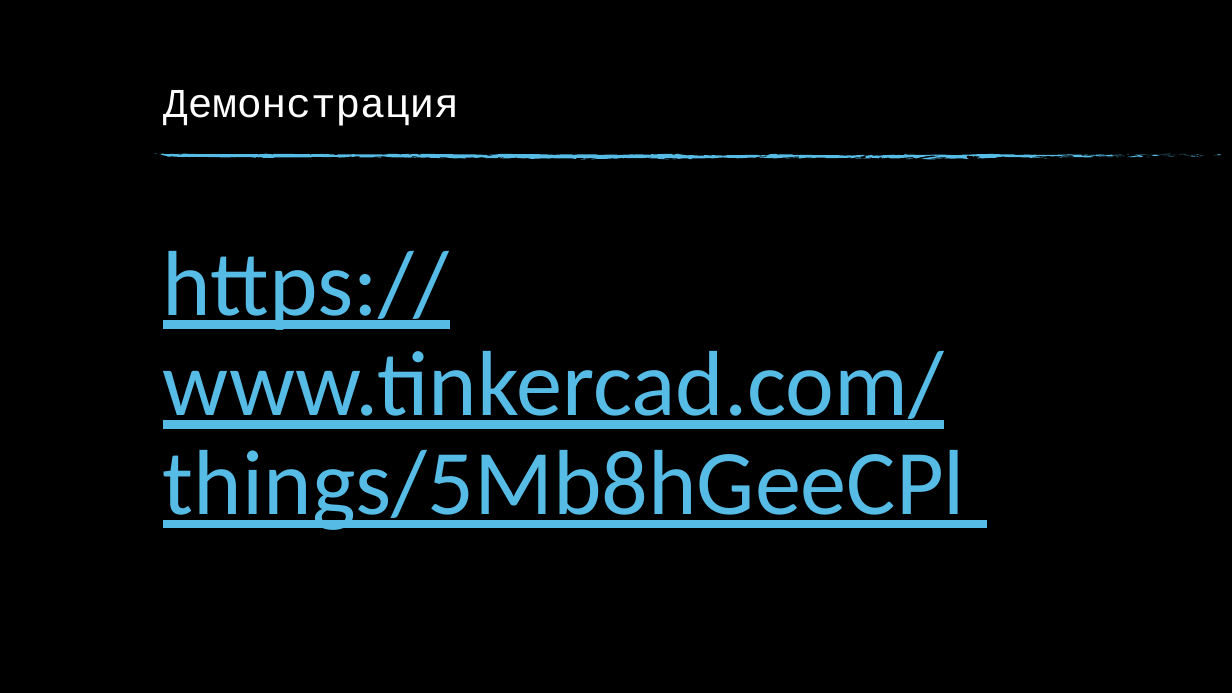
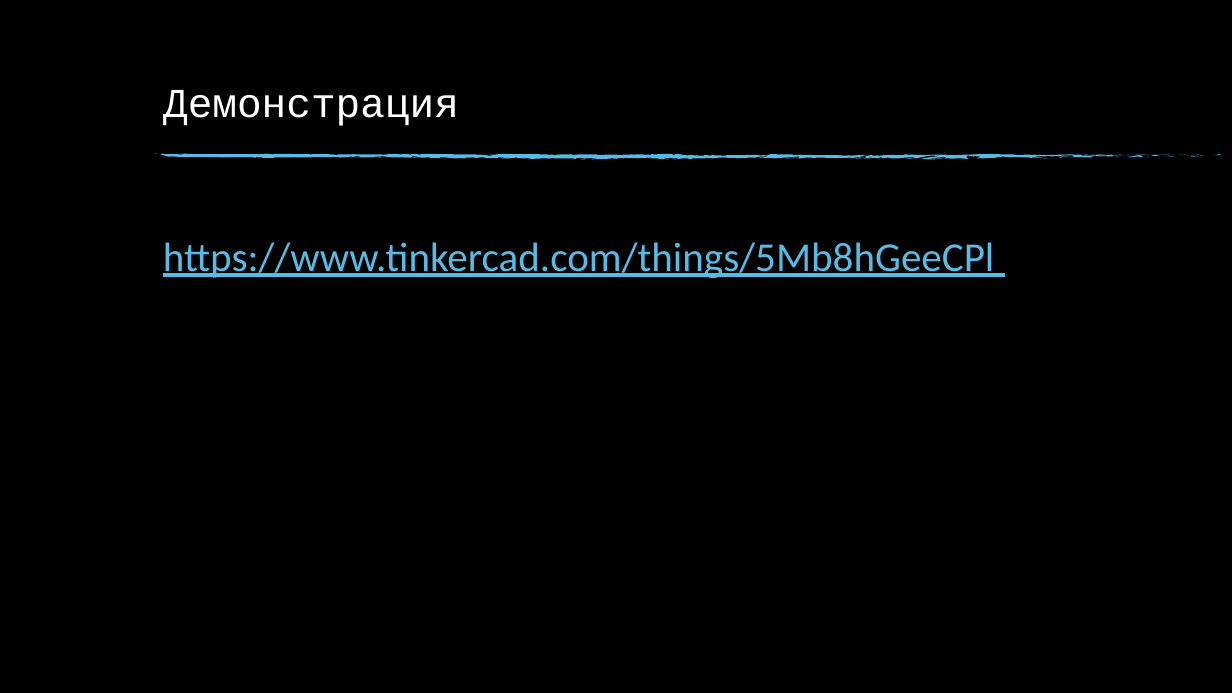
Before and after one commit to gani090803/Blackjack, a slide deck: slide 6 of Презентация.pptx. Drawn at 1232x693 pixels with LibreOffice and Linux fonts; fonts in the diff are those of the drawing; background and template pictures are left out. Boxes give left, top, right and bottom in pixels: in the first picture for what was removed or moved away, otherwise in the second. Text is boxed around its words. In the diff, an @@ line names an element or a change of style, - is before the commit and + after.

```diff
--- a/Презентация.pptx
+++ b/Презентация.pptx
@@ text "https://www.tinkercad.com/things/5Mb8hGeeCPl" at bbox=[163, 242, 994, 278]: size 72 to 32 pt @@
```
Also in this commit, not shown: 2 other slides changed, 1 other file.
